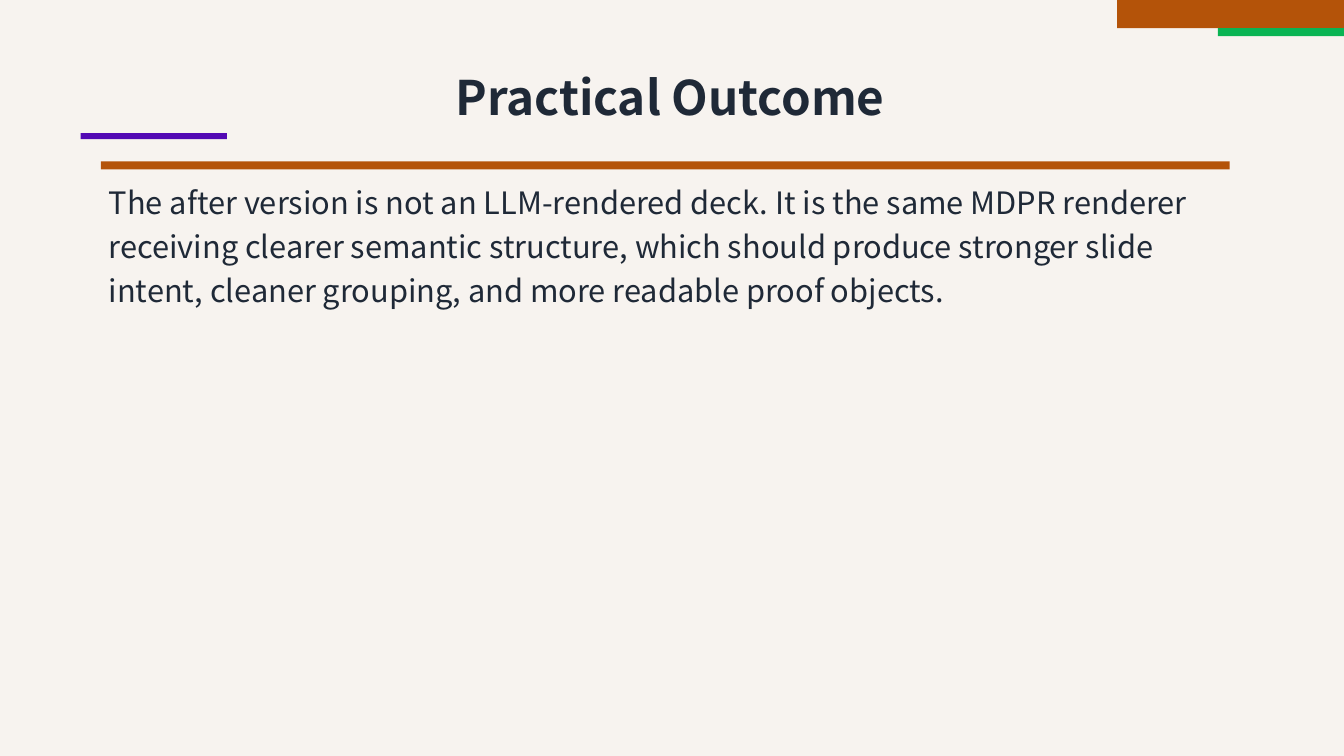
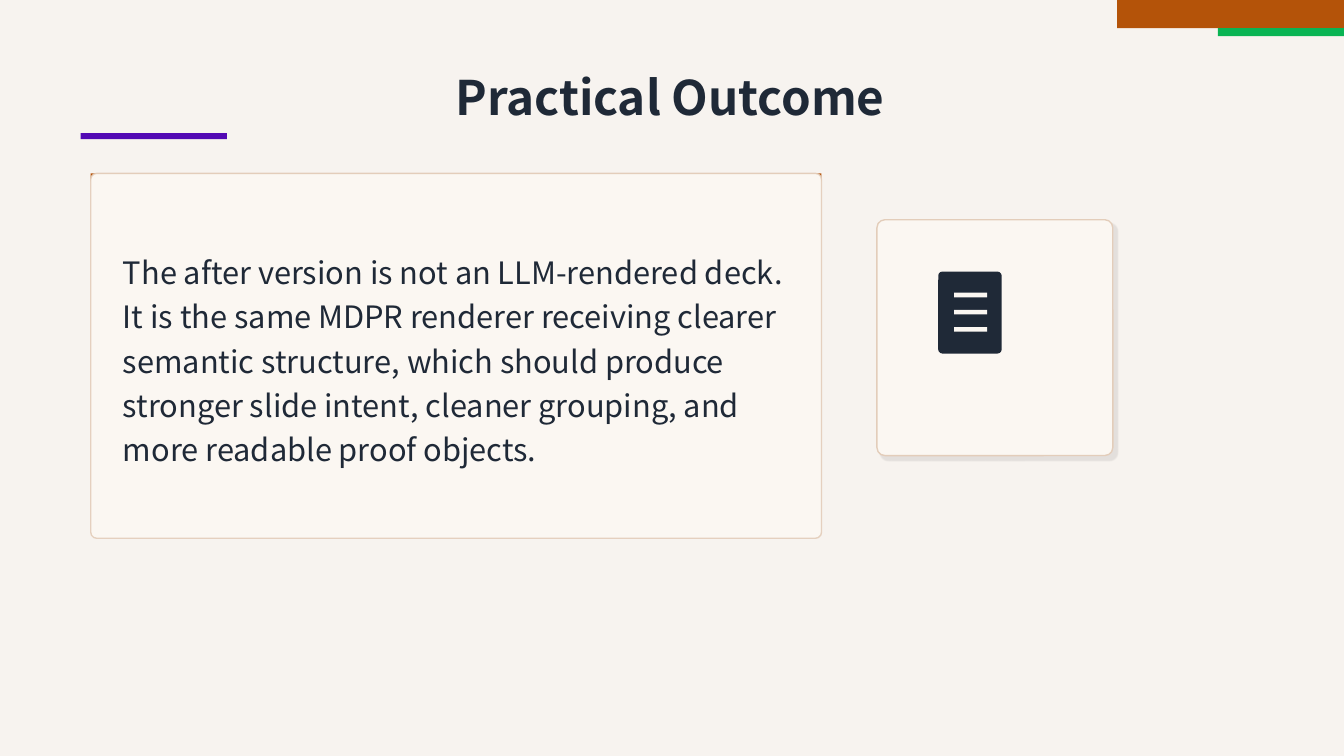
Before and after one commit to ch040602/mdpr-skill, a slide deck: slide 7 of artifacts/llm-before-after/llm-hint-after-editorial.pptx. Drawn at 1344x756 pixels with LibreOffice and Linux fonts; fonts in the diff are those of the drawing. Boxes give left, top, right and bottom in pixels: in the first picture for what was removed or moved away, otherwise in the second. Text is boxed around its words. In the diff, an @@ line names an element or a change of style, - is before the commit and + after.

Commit message:
Refresh two-theme LLM hint comparison decks

```diff
--- a/artifacts/llm-before-after/llm-hint-after-editorial.pptx
+++ b/artifacts/llm-before-after/llm-hint-after-editorial.pptx
@@ rectangle: place and size @@
-rectangle at [101,161,1230,169]
+rectangle at [91,173,822,181]
@@ rounded rectangle added at [91,173,822,538], fill #FBF7F2, outline #E3CDBA 1 pt @@
@@ text "The after version is not ...": place and size @@
-text "The after version is not ..." at [109,189,1187,310]
+text "The after version is not ..." at [123,259,783,469]
@@ text "The after version is not ..." at [123,259,783,469]: vertical alignment top to middle @@
@@ rounded rectangle added at [877,220,1113,456], fill #FBF7F2, outline #E3CDBA 1 pt @@
@@ rounded rectangle added at [939,271,1002,353], fill #1F2937 @@
@@ rectangle added at [955,292,988,297], fill #FBF7F2 @@
@@ rectangle added at [955,310,988,315], fill #FBF7F2 @@
@@ rectangle added at [955,328,988,333], fill #FBF7F2 @@
```
Also in this commit, not shown: 3 other slides changed, 23 other files.
